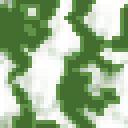
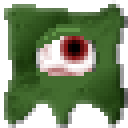
Two versions of the same layered image (128px x 128px). Layer-by-layer changes:
added layer "eye #1" above "eye" over [36, 24, 96, 92]
added layer "eye" above "Ebene #1" over [32, 24, 100, 92]
"Ebene #1": opacity 100% → 89%, painted on it over [0, 0, 128, 128]
"Ebene": opacity 69% → 100%, painted on it, masked it over [0, 0, 128, 128]
